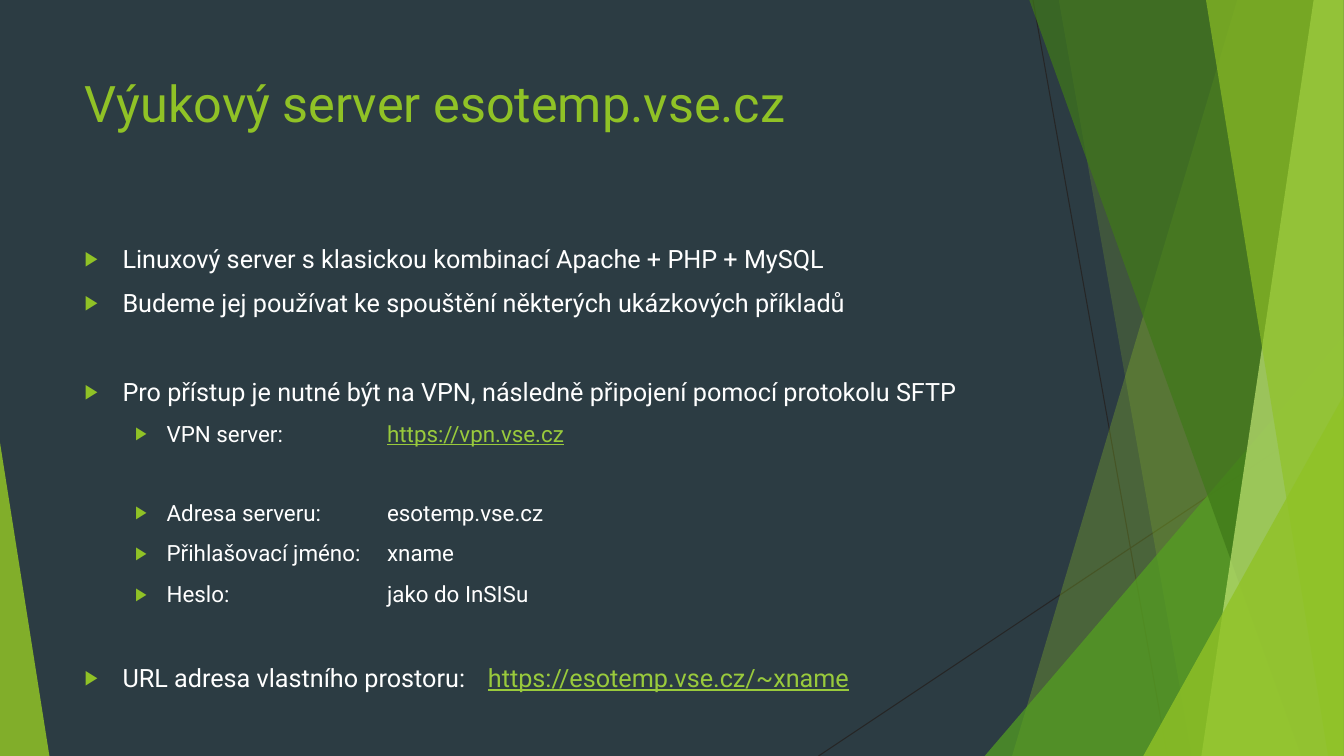
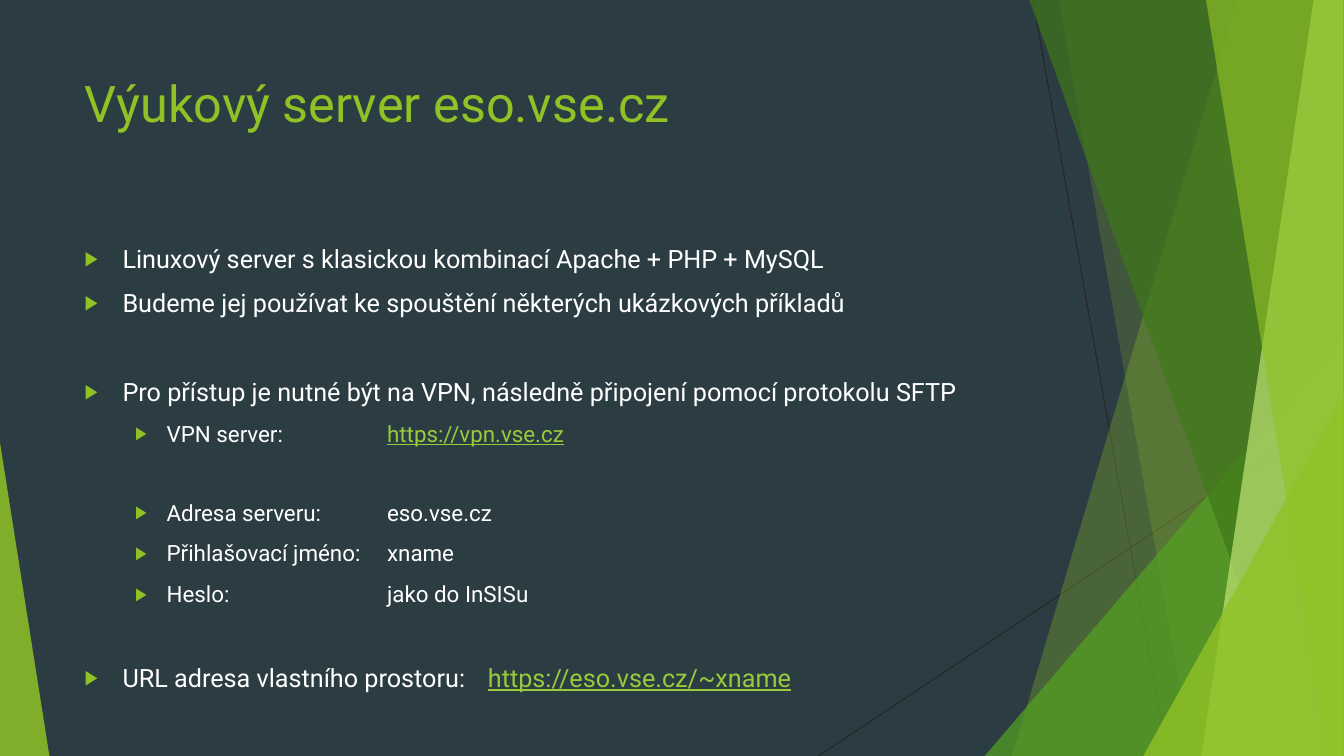
Before and after one commit to 4iz160/cviceni, a slide deck: slide 27 of 03-metadata/cviceni-03.pptx. Drawn at 1344x756 pixels with LibreOffice and Linux fonts; fonts in the diff are those of the drawing. Boxes give left, top, right and bottom in pixels: in the first picture for what was removed or moved away, otherwise in the second. Text is boxed around its words. In the diff, an @@ line names an element or a change of style, - is before the commit and + after.

Commit message:
eso.vse.cz

```diff
--- a/03-metadata/cviceni-03.pptx
+++ b/03-metadata/cviceni-03.pptx
@@ title at box(85, 84, 669, 133): text changed @@
-Výukový server esotemp.vse.cz
+Výukový server eso.vse.cz
@@ text at box(167, 504, 492, 522): text changed @@
-  ▶ Adresa serveru: esotemp.vse.cz
+  ▶ Adresa serveru: eso.vse.cz
@@ text at box(123, 668, 791, 692): text changed; text colour #99CA3C to #FFFFFF @@
-▶ URL adresa vlastního prostoru: https://esotemp.vse.cz/~xname
+▶ URL adresa vlastního prostoru: https://eso.vse.cz/~xname
```
